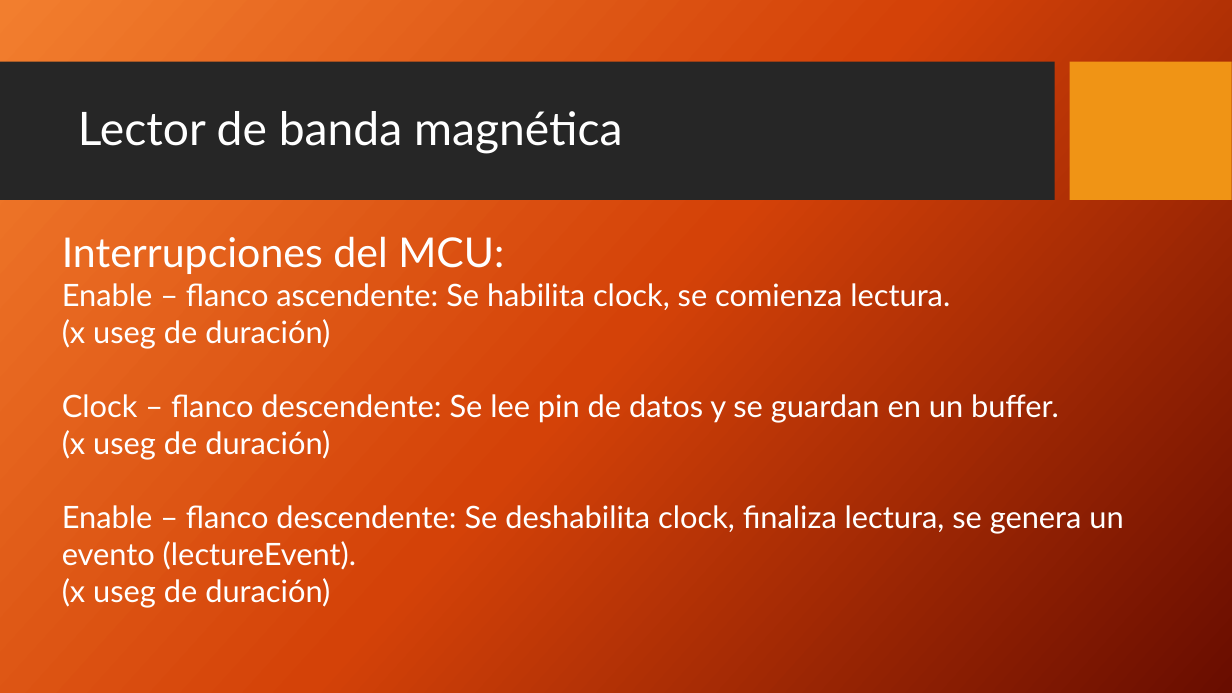
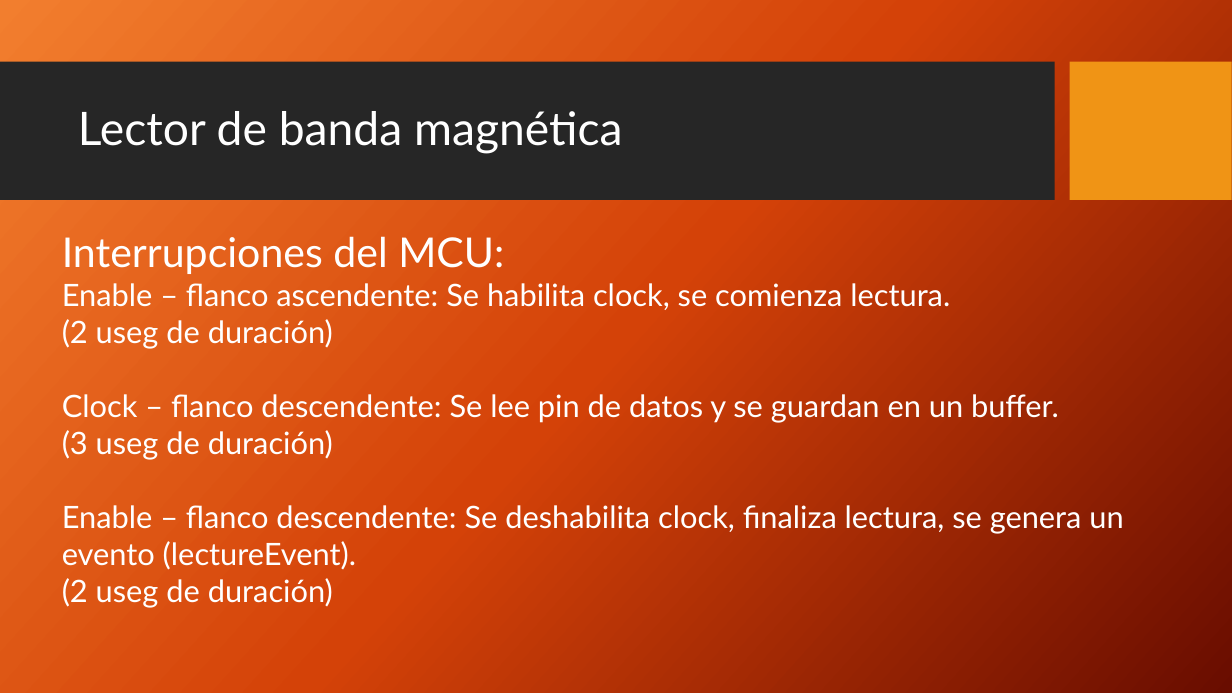
Before and after one commit to mlarroque/TP1-LABmicros, a slide deck: slide 13 of Control de Acceso.pptx. Drawn at 1232x693 pixels with LibreOffice and Linux fonts; fonts in the diff are those of the drawing; background and template pictures are left out. Boxes give left, top, right and bottom in pixels: in the first picture for what was removed or moved away, otherwise in the second. Text is boxed around its words. In the diff, an @@ line names an element or a change of style, - is before the commit and + after.

```diff
--- a/Control de Acceso.pptx
+++ b/Control de Acceso.pptx
@@ text at (62, 319, 333, 349): text changed @@
-(x useg de duración)
+(2 useg de duración)
@@ text at (62, 430, 333, 460): text changed @@
-(x useg de duración)
+(3 useg de duración)
@@ text at (62, 578, 333, 608): text changed @@
-(x useg de duración)
+(2 useg de duración)
```
Also in this commit, not shown: 6 other slides changed, 1 slide added, 1 slide removed, 3 other files.
